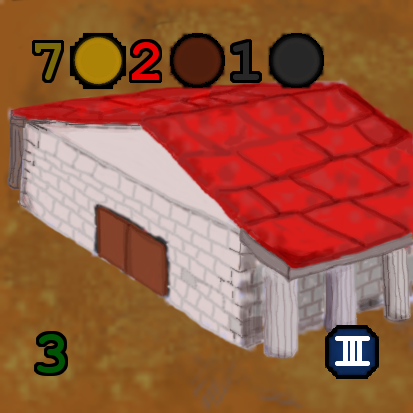
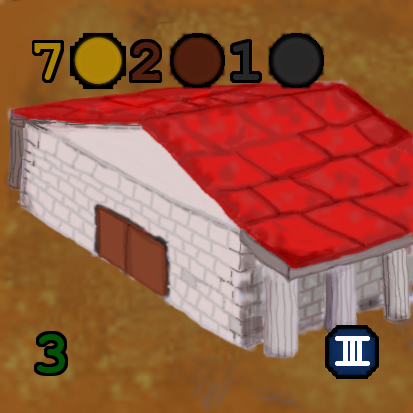
Before/after of a 413 × 413 layered artwork. What changed in the layer stack:
painted on "2" over [132, 42, 160, 80]
painted on "7" over [34, 43, 61, 80]
